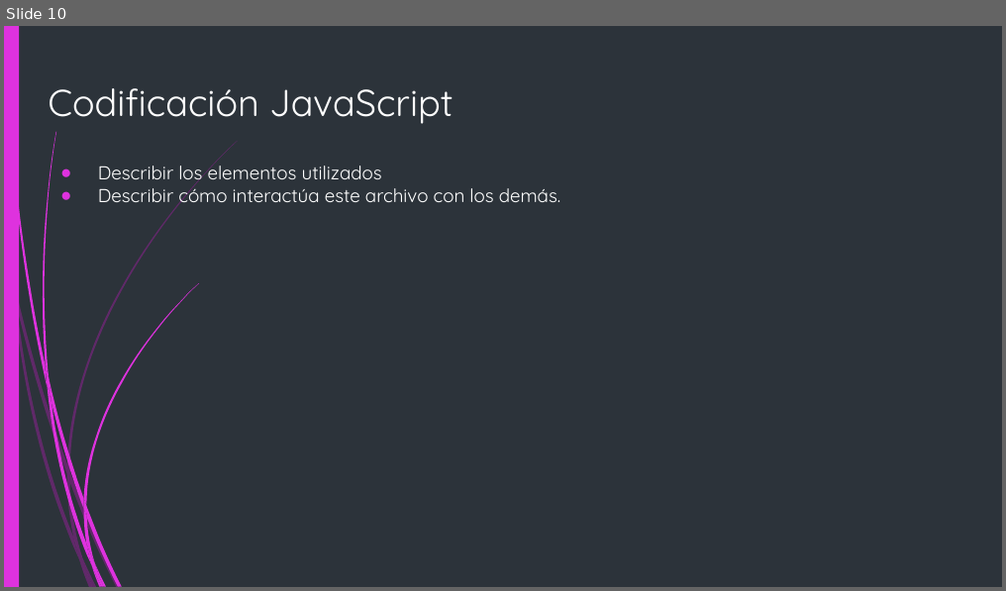
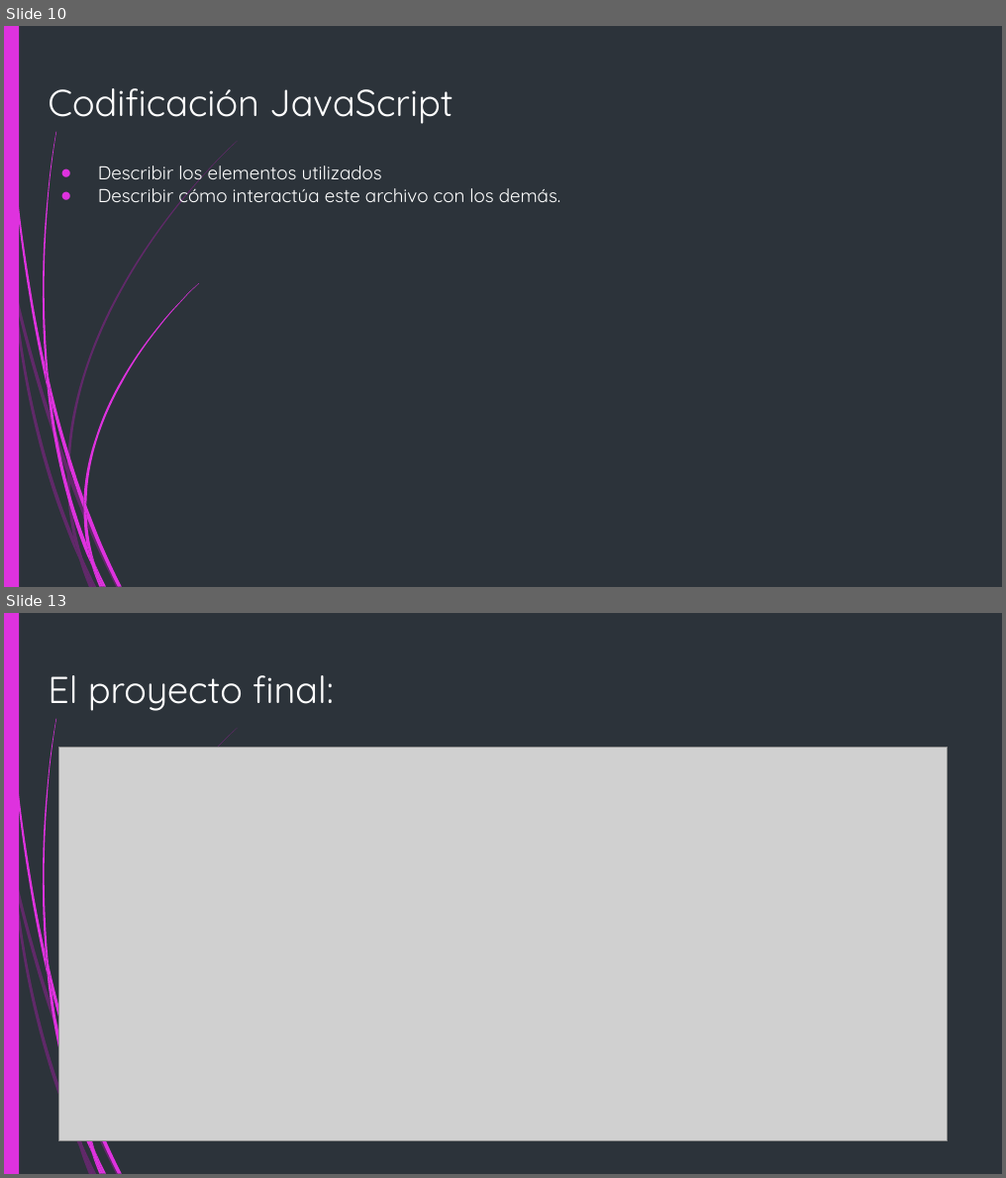
Before and after one commit to G4BOs/PyGDelicias, a slide deck: Presentacion/Presentación - Proyecto Final (1).pptx. Shown one above the other, each under a label of ours: slide 10 before the commit, slides 10 and 13 after it; the slides between them are not shown. The pictures are 1006x591 and 1006x1178 pixels, drawn with LibreOffice and Linux fonts; fonts in the diff are those of the drawing; grey boxes stand for pictures. Boxes give left, top, right and bottom in pixels: in the first picture for what was removed or moved away, otherwise in the second. Text is boxed around its words. In the diff, an @@ line names an element or a change of style, - is before the commit and + after.

```diff
--- a/Presentacion/Presentación - Proyecto Final (1).pptx
+++ b/Presentacion/Presentación - Proyecto Final (1).pptx
@@ slide 13 added at [4, 613, 1002, 1174], background #2C333A; not listed: 20 template elements that a slide beside it also shows @@
@@ title added at [48, 675, 334, 711], 27 pt, text #FFFFFF @@
+El proyecto final:
@@ picture added at [58, 747, 947, 1141] @@
```
Also in this commit, not shown: 6 slides changed, 1 other slide added.
